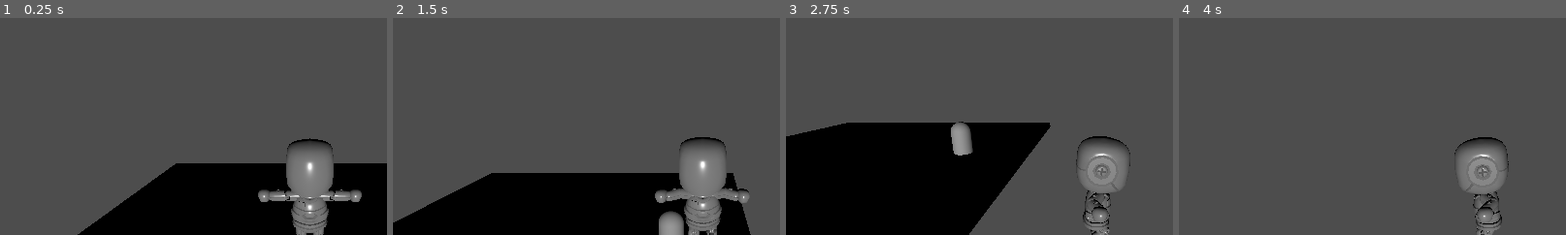
Above: before the commit, frames 1-4 (left to right).
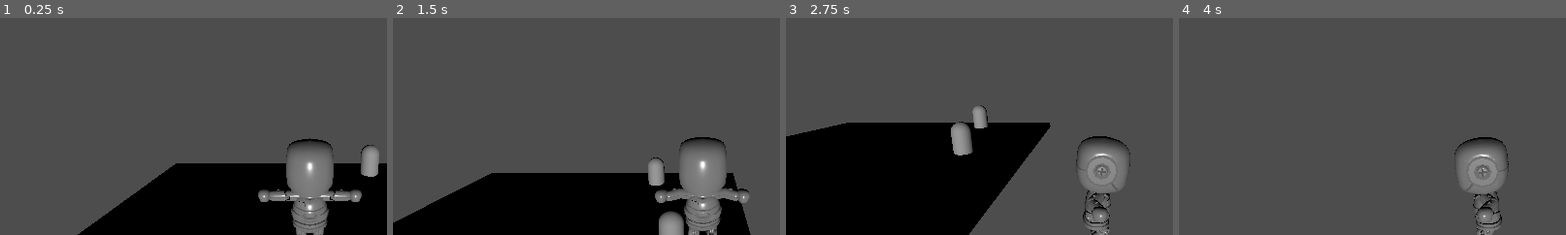
Above: after the commit, the same moments.

Repository: kyanethmoran/For-Better-or-Bones
Game: Godot game, scene res://levels/test_level.tscn
Same seed, same stepped clock (60 frames per second), same inputs: the game is played once before the commit and once after it.
Inputs:
- Up to frame 1 (0.25 s): no input
- Up to frame 2 (1.5 s): tap Enter at 0.5 s; hold D (move_right) 0.53-1.28 s; tap Space (jump) at 0.77 s; hold S (move_back) from 1.28 s (still down)
- Up to frame 3 (2.75 s): tap Space (jump) at 1.52 s; release S (move_back) at 2.03 s; hold D (move_right) from 2.03 s (still down)
- Up to frame 4 (4 s): release D (move_right) at 2.78 s; hold W (move_forward) 2.78-3.53 s; tap Space (jump) at 3.02, 3.77 s; hold A (move_left) from 3.53 s (still down)
The pictures show only the part of the screen within x 10-60%, y 21-71%; the shares and areas given below are measured in that part.

The runs differ from the first frame. In frame 1, 0.6% of the frame differs, in the area x 93-98%, y 58-74%; in frame 2, 0.5%; in frame 3, 0.3%; in frame 4, nothing differs.

Commit message:
Add player bone collection counter to console output

Diff:
--- a/levels/test_level.tscn
+++ b/levels/test_level.tscn
@@ -25,3 +25,9 @@
 
 [node name="BonePickup" parent="." unique_id=1872262186 instance=ExtResource("2_x25rp")]
 transform = Transform3D(1, 0, 0, 0, 1, 0, 0, 0, 1, 3, 0.5, 0)
+
+[node name="BonePickup2" parent="." unique_id=1610688469 instance=ExtResource("2_x25rp")]
+transform = Transform3D(1, 0, 0, 0, 1, 0, 0, 0, 1, 2, 0.5, -4)
+
+[node name="BonePickup3" parent="." unique_id=883837140 instance=ExtResource("2_x25rp")]
+transform = Transform3D(1, 0, 0, 0, 1, 0, 0, 0, 1, -5, 0.5, 4)
--- a/scripts/bone_pickup.gd
+++ b/scripts/bone_pickup.gd
@@ -10,5 +10,5 @@
 
 func _on_body_entered(body: Node3D) -> void:
 	if body.name == "Player":
-		print ("Bone collected!")
+		body.collect_bone()
 		queue_free()
--- a/scripts/player.gd
+++ b/scripts/player.gd
@@ -5,6 +5,8 @@
 @export var gravity: float = 9.8
 
 @onready var anim_player: AnimationPlayer = $AnimatedSkeletonVisual/AnimationPlayer
+
+var bones_collected: int = 0
 
 func _physics_process(delta: float) -> void:
 	if not is_on_floor():
@@ -44,3 +46,7 @@
 func play_animation(anim_name: String) -> void:
 	if anim_player.current_animation != anim_name:
 		anim_player.play(anim_name)
+
+func collect_bone() -> void:
+	bones_collected += 1
+	print("Bones collected: ", bones_collected)
